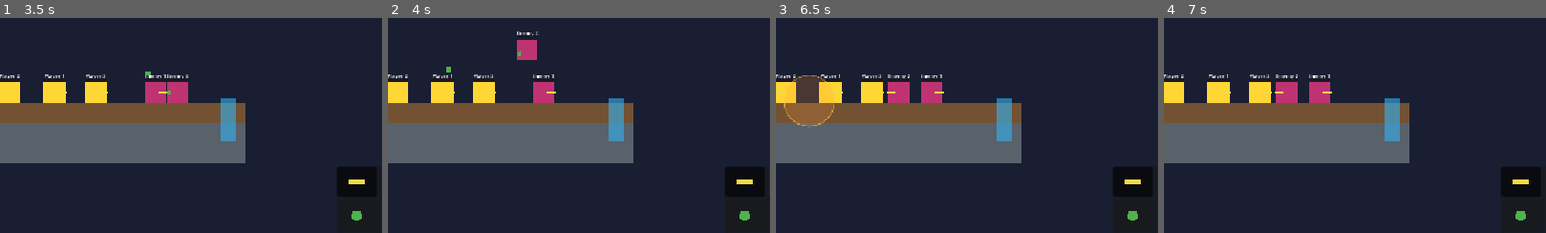
Above: before the commit, frames 1-4 (left to right).
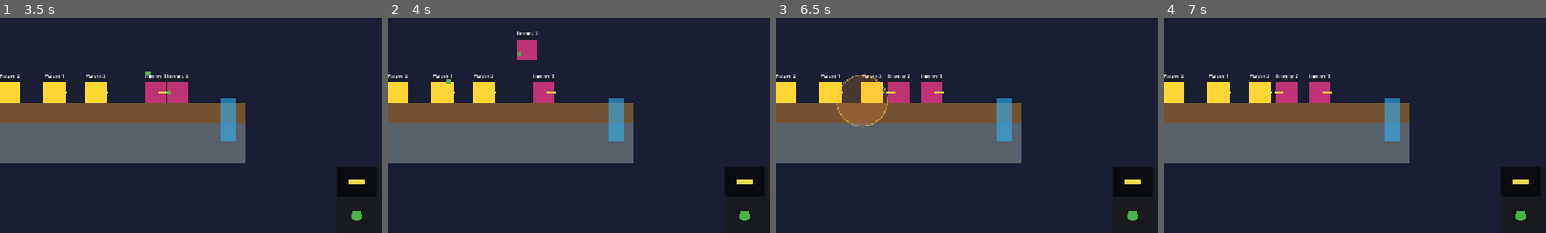
Above: after the commit, the same moments.

Repository: SDVGames-Studio/forms
Game: Godot game, scene res://Main.tscn
Same seed, same stepped clock (60 frames per second), same inputs: the game is played once before the commit and once after it.
Inputs (mouse positions are % of the whole screen's width and height, from its top left):
- Up to frame 1 (3.5 s): click "New game" at 0.5 s; click "Level 1" at 1.25 s; click "START" at 2 s; click (90, 71) at 2.77 s
- Up to frame 2 (4 s): click (95, 71) at 3.52 s
- Up to frame 3 (6.5 s): click (90, 79) at 4.27 s; click (95, 79) at 5.02 s; click (90, 87) at 5.77 s
- Up to frame 4 (7 s): click (95, 87) at 6.52 s
The pictures show only the part of the screen within x 43-93%, y 33-83%; the shares and areas given below are measured in that part.

Frame 1 is identical in both runs. In frame 2, less than 0.1% of the frame differs, in the area x 15-17%, y 22-31%; in frame 3, 3.9%, in the area x 2-30%, y 26-52%; in frame 4, nothing differs.
Error in both runs: Invalid call. Nonexistent function 'set_shape_color' in base 'CollisionShape2D'. (res://Player.gd:222)

Commit message:
fix(#216): grenade obeys the level's gravity
Grenades are ProjectileBody rigid bodies; they used the engine's
straight-down gravity_scale, so terrain gravity sources and the
inverted center-line side never affected them. Now the grenade
applies the figures' gravity ladder in _integrate_forces: terrain
sources first, then the center-line rule (captured from the shooter),
then the static direction — magnitude Stats.GRAVITY like every
figure. Rockets stay gravity-free.

Regression test tests/test_issue216.tscn (headless).

Diff:
--- a/ProjectileBody.gd
+++ b/ProjectileBody.gd
@@ -7,13 +7,21 @@
 ## instead of kinematically moved areas. The shotgun keeps its old logic
 ## (Projectile.gd, issue #49): its rework comes later.
 ##  ROCKET  — mass 1.0, no gravity, explodes on any contact
-##  GRENADE — mass 0.6, full gravity, bounces off surfaces, explodes on fuse
+##  GRENADE — mass 0.6, LEVEL gravity (issue #216: terrain sources or the
+##             center-line rule, exactly like the figures), bounces off
+##             surfaces, explodes on fuse
 ## Visuals are plain rectangles built in code — no assets.
 
 enum Kind { ROCKET, GRENADE }
 
-const GRAVITY_SCALE := {Kind.ROCKET: 0.0, Kind.GRENADE: 1.0}
 const BOUNCE := {Kind.ROCKET: 0.0, Kind.GRENADE: 0.45}
+## Issue #216: grenade acceleration matches the figures (Stats.GRAVITY).
+const Stats := preload("res://scripts/CharacterStats.gd")
+const GRAVITY := Stats.GRAVITY
+## Issue #216: gravity context captured from the wielder — the center line
+## height and the static gravity direction of levels without terrain sources.
+var _center_line_y := 0.0
+var _shoot_gravity_dir := 1.0
 
 var kind: int = Kind.ROCKET
 ## Launch velocity applied once the body enters the tree.
@@ -50,7 +58,13 @@
 	collision_layer = 4
 	collision_mask = 1 | 2 | 8
 	mass = _mass
-	gravity_scale = GRAVITY_SCALE[kind]
+	# Issue #216: engine gravity is always OFF for projectiles — the grenade
+	# gets the LEVEL's gravity in _integrate_forces instead (the rocket stays
+	# gravity-free and flies straight).
+	gravity_scale = 0.0
+	if shooter != null:
+		_center_line_y = float(shooter.get("center_line_y") or 0.0)
+		_shoot_gravity_dir = float(shooter.get("gravity_dir") or 1.0)
 	var mat := PhysicsMaterial.new()
 	mat.bounce = BOUNCE[kind]
 	physics_material_override = mat
@@ -74,6 +88,23 @@
 	add_child(visual)
 
 	get_tree().create_timer(lifetime).timeout.connect(_on_fuse)
+
+
+func _integrate_forces(state: PhysicsDirectBodyState2D) -> void:
+	# Issue #216: the grenade obeys the level's gravity — terrain sources
+	# first, then the center-line rule, then the static direction — the same
+	# ladder the figures use (Player.gd / Npc.gd).
+	if kind == Kind.GRENADE:
+		state.linear_velocity += _level_gravity() * GRAVITY * state.step
+
+
+## Unit gravity direction at the grenade's position (issue #216).
+func _level_gravity() -> Vector2:
+	if LevelTerrain.has_sources(self):
+		return LevelTerrain.gravity_vector(self)
+	if _center_line_y > 0.0:
+		return Vector2.DOWN if global_position.y < _center_line_y else Vector2.UP
+	return Vector2.UP if _shoot_gravity_dir < 0.0 else Vector2.DOWN
 
 
 func _on_body_entered(body: Node2D) -> void:
--- /dev/null
+++ b/tests/test_issue216.gd
@@ -0,0 +1,70 @@
+extends Node
+## Regression check for issue #216: the level's gravity affects a grenade.
+##
+## The grenade is a ProjectileBody rigid body. Before #216 it used the
+## engine's gravity_scale (straight down, world space) so on levels with
+## terrain gravity sources (curved hills, ceilings) or the inverted
+## central-line side, grenades fell the WRONG way — unlike the figures.
+## Now the grenade uses the figures' gravity ladder: terrain sources
+## first, then the center-line rule, then plain down.
+##
+## Run headless: godot --headless res://tests/test_issue216.tscn
+## Exit code 0 = pass.
+
+const GrenadeScript := preload("res://ProjectileBody.gd")
+const GroundScript := preload("res://scripts/IndestructibleGround.gd")
+
+func _spawn_grenade() -> RigidBody2D:
+	var body := RigidBody2D.new()
+	body.set_script(GrenadeScript)
+	# Zero launch velocity, harmless damage, long fuse — only gravity moves it.
+	body.setup(ProjectileBody.Kind.GRENADE, Vector2.ZERO, 0, 60.0,
+		Vector2(14, 14), Color.WHITE, 0.0, 0.6)
+	add_child(body)
+	return body
+
+
+func _ready() -> void:
+	var ok := true
+
+	# --- A level without gravity sources: the grenade falls DOWN. ---
+	var a := _spawn_grenade()
+	var a_start := a.global_position.y
+	for i in 20:
+		await get_tree().physics_frame
+	var fell_down: bool = a.global_position.y > a_start + 10.0
+	print("ISSUE216 fell_down=", fell_down, " y=", a.global_position.y)
+	ok = ok and fell_down
+	a.queue_free()
+	await get_tree().physics_frame
+
+	# --- A ceiling gravity source ABOVE: terrain gravity pulls UP. ---
+	var ceiling := StaticBody2D.new()
+	ceiling.set_script(GroundScript)
+	ceiling.rect_size = Vector2(600, 40)
+	ceiling.position = Vector2(0, -200)
+	add_child(ceiling)
+	var b := _spawn_grenade()
+	var b_start := b.global_position.y
+	for i in 20:
+		await get_tree().physics_frame
+	var rose_up: bool = b.global_position.y < b_start - 10.0
+	print("ISSUE216 rose_up=", rose_up, " y=", b.global_position.y)
+	ok = ok and rose_up
+	b.queue_free()
+	ceiling.queue_free()
+	await get_tree().physics_frame
+
+	# --- No sources, grenade below the central line: gravity is UP. ---
+	var c := _spawn_grenade()
+	c.global_position = Vector2(0, 200)
+	c._center_line_y = 100.0
+	var c_start := c.global_position.y
+	for i in 20:
+		await get_tree().physics_frame
+	var inverted: bool = c.global_position.y < c_start - 10.0
+	print("ISSUE216 inverted=", inverted, " y=", c.global_position.y)
+	ok = ok and inverted
+
+	print("ISSUE216 ok=", ok)
+	get_tree().quit(0 if ok else 1)
--- /dev/null
+++ b/tests/test_issue216.tscn
@@ -0,0 +1,6 @@
+[gd_scene load_steps=2 format=3]
+
+[ext_resource type="Script" path="res://tests/test_issue216.gd" id="1_i216"]
+
+[node name="Issue216Test" type="Node"]
+script = ExtResource("1_i216")
